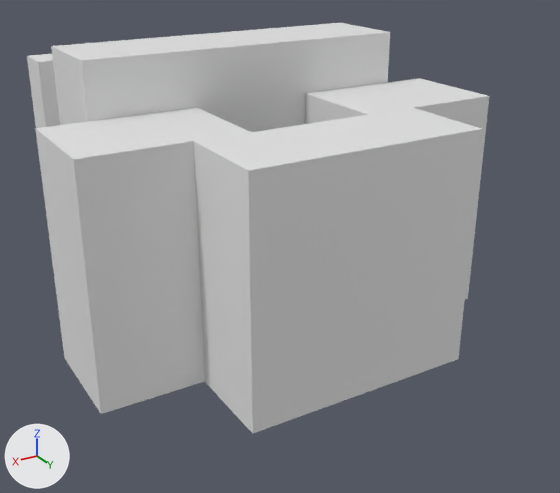
A saved change to the glTF model assets/models/environment/environment_tutorial_forest_cluster.glb.
Rendered twice from a camera (50 mm lens) standing at (1.51, 4.86, 1.16) and looking at (-0.26, 1.91, -0.31). The lights are fixed; the arrows at lower left show +X, +Y and +Z. The older version comes first. Where no turn or scale is listed for an object, it has been applied to the vertices.

Before the edit, the objects in view are built like this:
```python
me_立方体_008 = bpy.data.meshes.new('立方体.008')
me_立方体_008.from_pydata(...)  # a box spanning x -0.688..0.688, y -0.188..0.188, z -0.688..0.688
me_立方体_008.materials.append(mat_leaf)  # white #e7e7e7
me_立方体_009 = bpy.data.meshes.new('立方体.009')
me_立方体_009.from_pydata(...)  # a box spanning x -0.312..0.312, y -0.219..0.219, z -0.469..0.469
me_立方体_009.materials.append(mat_leaf)  # white #e7e7e7
me_立方体_010 = bpy.data.meshes.new('立方体.010')
me_立方体_010.from_pydata(...)  # a box spanning x -0.312..0.312, y -0.219..0.219, z -0.469..0.469
me_立方体_010.materials.append(mat_leaf)  # white #e7e7e7
me_立方体_011 = bpy.data.meshes.new('立方体.011')
me_立方体_011.from_pydata(...)  # a box spanning x -0.469..0.469, y -0.188..0.188, z -0.469..0.469
me_立方体_011.materials.append(mat_leaf)  # white #e7e7e7
me_立方体_012 = bpy.data.meshes.new('立方体.012')
me_立方体_012.from_pydata(...)  # a box spanning x -0.375..0.375, y -0.125..0.125, z -0.375..0.375
me_立方体_012.materials.append(mat_moss)  # white #e7e7e7
ob_canopyeast = bpy.data.objects.new('CanopyEast', me_立方体_010)
ob_canopyeast.location = (0.562, 2.344, 0.0)
ob_canopylower = bpy.data.objects.new('CanopyLower', me_立方体_008)
ob_canopylower.location = (0.0, 1.938, 0.0)
ob_canopytop = bpy.data.objects.new('CanopyTop', me_立方体_011)
ob_canopytop.location = (0.0, 2.75, 0.0)
ob_canopywest = bpy.data.objects.new('CanopyWest', me_立方体_009)
ob_canopywest.location = (-0.562, 2.344, 0.0)
ob_mossbase = bpy.data.objects.new('MossBase', me_立方体_012)
ob_mossbase.location = (0.0, 0.125, 0.0)
```
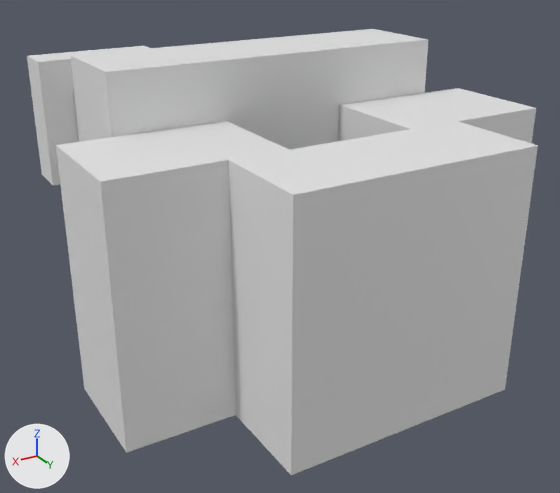
Scene script edits in JSON lines:
```json
{"op": "set", "path": "ob_canopyeast.location", "old": "(0.562, 2.344, 0.0)", "new": "(0.562, 2.594, 0.0)"}
{"op": "set", "path": "ob_canopylower.location", "old": "(0.0, 1.938, 0.0)", "new": "(0.0, 2.188, 0.0)"}
{"op": "set", "path": "ob_canopytop.location", "old": "(0.0, 2.75, 0.0)", "new": "(0.0, 3.0, 0.0)"}
{"op": "set", "path": "ob_canopywest.location", "old": "(-0.562, 2.344, 0.0)", "new": "(-0.562, 2.594, 0.0)"}
```

Pixel boxes [x1, y1, x2, y2] of what changed, in the pictures (560 x 493 px):
```json
{"object": "CanopyTop", "change": "moved", "before": [194, 108, 483, 433], "after": [229, 121, 538, 475]}
{"object": "CanopyEast", "change": "moved", "before": [35, 107, 250, 414], "after": [56, 121, 289, 453]}
{"object": "CanopyLower", "change": "moved", "before": [51, 23, 390, 132], "after": [71, 29, 428, 150]}
{"object": "CanopyWest", "change": "moved", "before": [305, 78, 489, 299], "after": [338, 88, 536, 144]}
{"object": "MossBase", "change": "unchanged, uncovered by the edit", "before": [27, 54, 60, 128], "after": [27, 46, 149, 185]}
```
